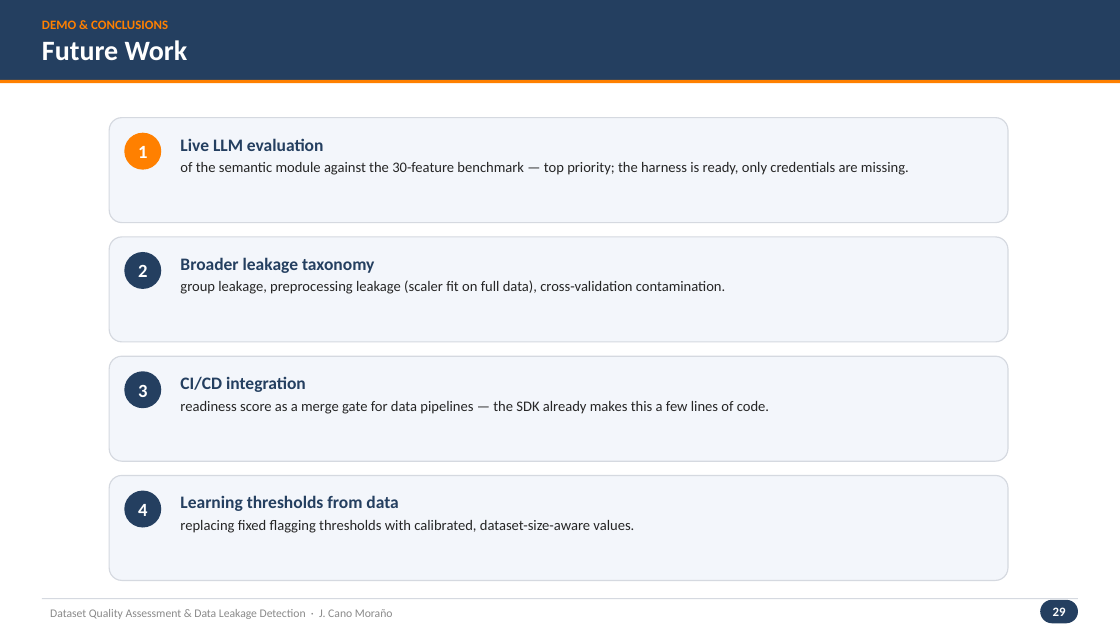
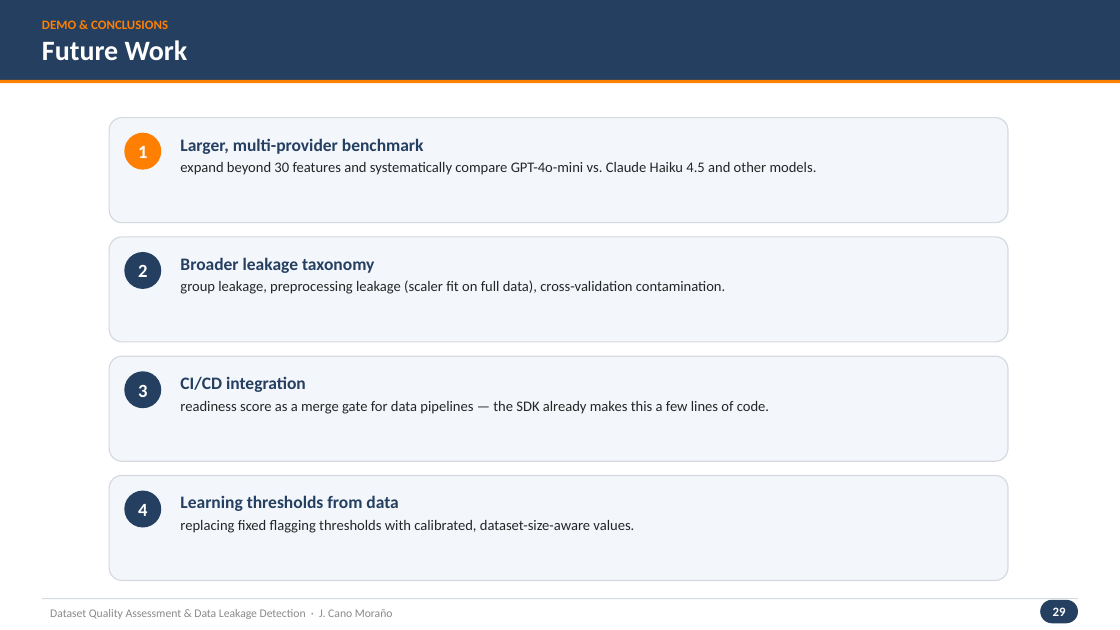
Before and after one commit to jaimecano12/ml-framework, a slide deck: slide 29 of presentation.pptx. Drawn at 1120x630 pixels with LibreOffice and Linux fonts; fonts in the diff are those of the drawing. Boxes give left, top, right and bottom in pixels: in the first picture for what was removed or moved away, otherwise in the second. Text is boxed around its words. In the diff, an @@ line names an element or a change of style, - is before the commit and + after.

```diff
--- a/presentation.pptx
+++ b/presentation.pptx
@@ text at (180, 138, 817, 175): text changed @@
-Live LLM evaluation
-of the semantic module against the 30-feature benchmark — top priority; the harness is ready, only credentials are missing.
+Larger, multi-provider benchmark
+expand beyond 30 features and systematically compare GPT-4o-mini vs. Claude Haiku 4.5 and other models.
```
Also in this commit, not shown: 3 other slides changed, 1 slide added, 1 slide removed, 7 other files.
